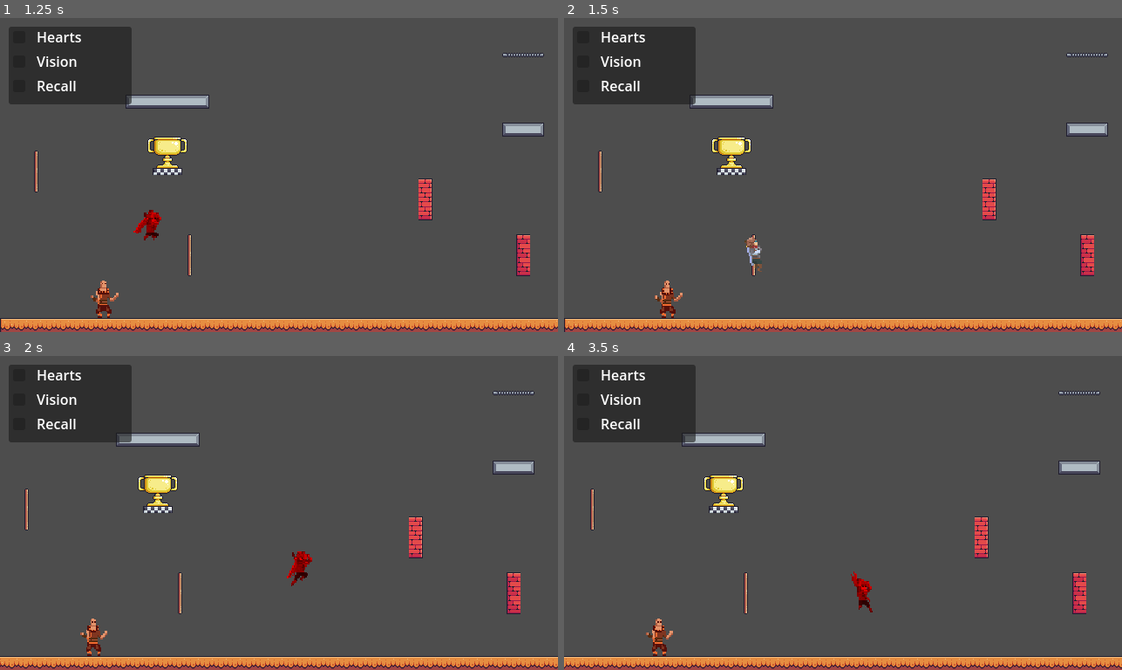
Above: before the commit, frames 1-4 (two rows, left to right).
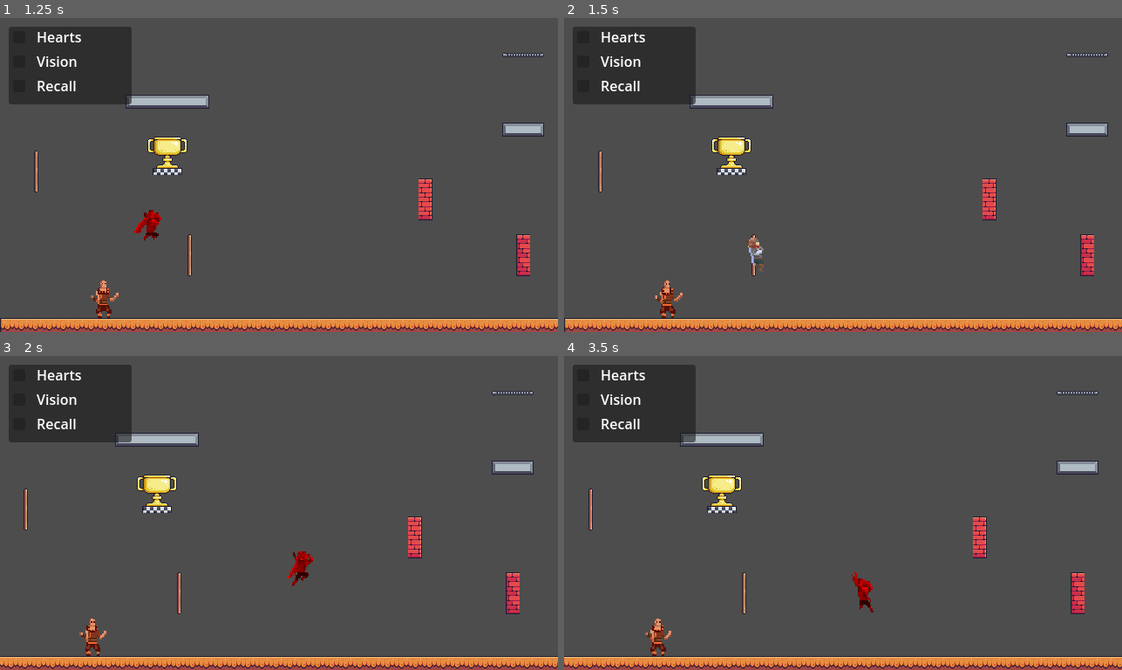
Above: after the commit, the same moments.

Repository: DeVelox/Niro
Game: Godot game, scene res://main.tscn
The game is run twice, just before and just after one commit, with the same random seed, the same clock (stepped at 60 frames per second) and the same inputs.
Inputs:
- Up to frame 1 (1.25 s): hold D (right) from 0.53 s (still down); tap Space (dedicated_jump, bound only before the commit) at 0.6, 0.77, 1.07 s
- Up to frame 2 (1.5 s): keep holding D (right); tap Shift (dash) at 1.35 s
- Up to frame 3 (2 s): keep holding D (right); tap Space (dedicated_jump, bound only before the commit) at 1.52, 1.55, 1.82 s
- Up to frame 4 (3.5 s): release D (right) at 2.03 s; hold A (left) 2.03-2.78 s; tap F (interact) at 2.1 s; tap Space (dedicated_jump, bound only before the commit) at 2.3, 2.85, 3.02, 3.32 s; hold D (right) from 2.78 s (still down)

Frame 1 is identical in both runs. In frame 2, 0.1% of the frame differs, in the area x 32-36%, y 69-81%; in frame 3, 2.3%; in frame 4, 2.9%, in the area x 0-100%, y 11-100%.

Commit message:
Change controller binds

Diff:
--- a/player/player.gd
+++ b/player/player.gd
@@ -72,6 +72,7 @@
 	_clear()
 	_debug_color(!is_climbing_top, Color.RED)
 
+
 func _movement(delta: float) -> void:
 	if not is_dashing:
 		if is_on_floor():
@@ -215,7 +216,7 @@
 
 
 func _try_climb_jump() -> bool:
-	if Input.is_action_just_pressed("dedicated_jump"):
+	if Input.is_action_just_pressed("jump"):
 		var motion: float = Input.get_axis("left", "right") * SPEED
 		velocity.x = motion * WALL_JUMP_MULTI
 		velocity.y = JUMP_VELOCITY
@@ -478,8 +479,10 @@
 func _on_left_wall_touched(_body: Node2D) -> void:
 	_try_wall_hang(-1)
 
+
 func _on_right_wall_touched(_body: Node2D) -> void:
 	_try_wall_hang(1)
+
 
 func _on_wall_exited(_body: Node2D) -> void:
 	is_wall_hanging = false
@@ -506,27 +509,32 @@
 	if property:
 		modulate = color
 
+
 func _start_climbing(area: Area2D) -> void:
 	if not is_climbing:
-		position.x = area.position.x
+		position.x = area.position.x + 2
 		velocity.x = 0
 		is_climbing = true
 		is_dashing = false
+
 
 func _on_climbing_top_entered(area: Area2D) -> void:
 	if area.is_in_group("climbing"):
 		is_climbing_top = true
 		_start_climbing(area)
 
+
 func _on_climbing_bottom_entered(area: Area2D) -> void:
 	if area.is_in_group("climbing"):
 		is_climbing_bottom = true
 		_start_climbing(area)
 
+
 func _on_climbing_top_exited(area: Area2D) -> void:
 	if area.is_in_group("climbing"):
 		is_climbing_top = false
 
+
 func _on_climbing_bottom_exited(area: Area2D) -> void:
 	if area.is_in_group("climbing"):
 		is_climbing_bottom = false
--- a/prefabs/debug_path.gd
+++ b/prefabs/debug_path.gd
@@ -2,13 +2,15 @@
 extends Node2D
 
 @export_range(0.0, 1.0) var opacity: float = 0.5
-var pos : Vector2
+var pos: Vector2
 @onready var player: Player = $"../Player"
+
 
 # Called when the node enters the scene tree for the first time.
 func _ready() -> void:
 	modulate.a = opacity
 	DataStore.path.append(player.global_position)
+
 
 # Called every frame. 'delta' is the elapsed time since the previous frame.
 func _process(_delta: float) -> void:
@@ -17,5 +19,6 @@
 		DataStore.path.append(pos)
 		queue_redraw()
 
+
 func _draw():
 	draw_polyline(DataStore.path, Color.GREEN, 2)
--- a/project.godot
+++ b/project.godot
@@ -73,13 +73,13 @@
 "events": [Object(InputEventKey,"resource_local_to_scene":false,"resource_name":"","device":-1,"window_id":0,"alt_pressed":false,"shift_pressed":false,"ctrl_pressed":false,"meta_pressed":false,"pressed":false,"keycode":0,"physical_keycode":70,"key_label":0,"unicode":102,"echo":false,"script":null)
 , Object(InputEventKey,"resource_local_to_scene":false,"resource_name":"","device":-1,"window_id":0,"alt_pressed":false,"shift_pressed":false,"ctrl_pressed":false,"meta_pressed":false,"pressed":false,"keycode":0,"physical_keycode":69,"key_label":0,"unicode":101,"echo":false,"script":null)
 , Object(InputEventKey,"resource_local_to_scene":false,"resource_name":"","device":-1,"window_id":0,"alt_pressed":false,"shift_pressed":false,"ctrl_pressed":false,"meta_pressed":false,"pressed":false,"keycode":0,"physical_keycode":4194309,"key_label":0,"unicode":0,"echo":false,"script":null)
-, Object(InputEventJoypadButton,"resource_local_to_scene":false,"resource_name":"","device":-1,"button_index":2,"pressure":0.0,"pressed":false,"script":null)
+, Object(InputEventJoypadButton,"resource_local_to_scene":false,"resource_name":"","device":-1,"button_index":3,"pressure":0.0,"pressed":true,"script":null)
 ]
 }
 dash={
 "deadzone": 0.5,
 "events": [Object(InputEventKey,"resource_local_to_scene":false,"resource_name":"","device":-1,"window_id":0,"alt_press …(182 unchanged characters)…
-, Object(InputEventJoypadButton,"resource_local_to_scene":false,"resource_name":"","device":-1,"button_index":3,"pressure":0.0,"pressed":true,"script":null)
+, Object(InputEventJoypadButton,"resource_local_to_scene":false,"resource_name":"","device":-1,"button_index":2,"pressure":0.0,"pressed":true,"script":null)
 ]
 }
 reset={
@@ -104,12 +104,6 @@
 , Object(InputEventKey,"resource_local_to_scene":false,"resource_name":"","device":-1,"window_id":0,"alt_pressed":false,"shift_pressed":false,"ctrl_pressed":false,"meta_pressed":false,"pressed":false,"keycode":0,"physical_keycode":4194322,"key_label":0,"unicode":0,"echo":false,"script":null)
 ]
 }
-dedicated_jump={
-"deadzone": 0.5,
-"events": [Object(InputEventKey,"resource_local_to_scene":false,"resource_name":"","device":-1,"window_id":0,"alt_pressed":false,"shift_pressed":false,"ctrl_pressed":false,"meta_pressed":false,"pressed":false,"keycode":0,"physical_keycode":32,"key_label":0,"unicode":32,"echo":false,"script":null)
-, Object(InputEventJoypadButton,"resource_local_to_scene":false,"resource_name":"","device":-1,"button_index":0,"pressure":0.0,"pressed":true,"script":null)
-]
-}
 
 [layer_names]
 
